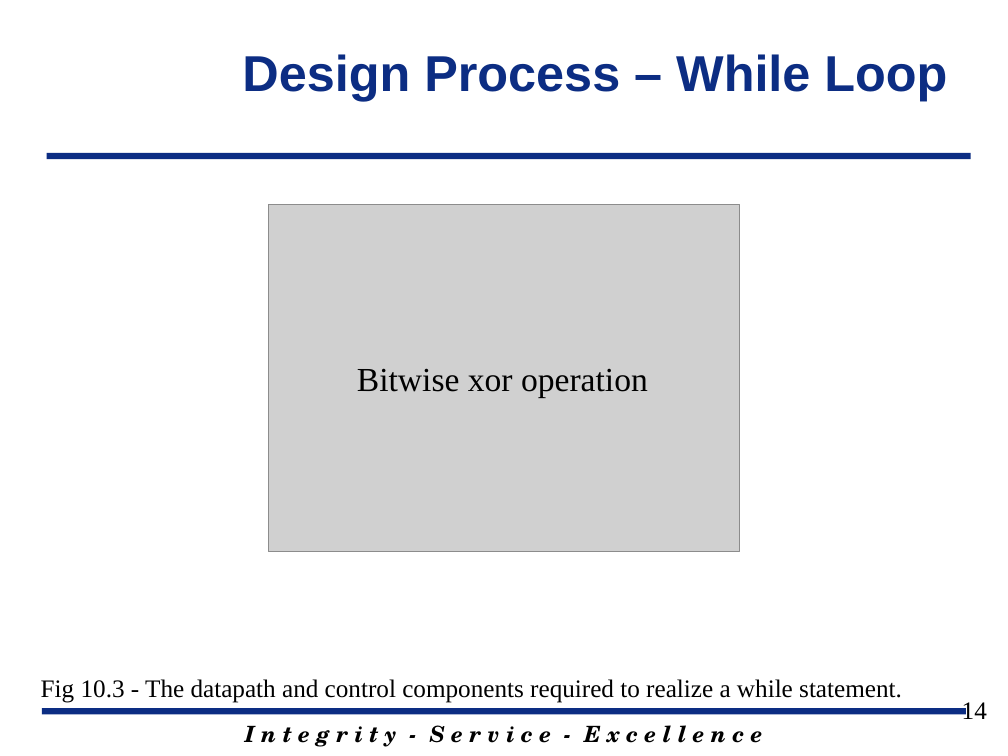
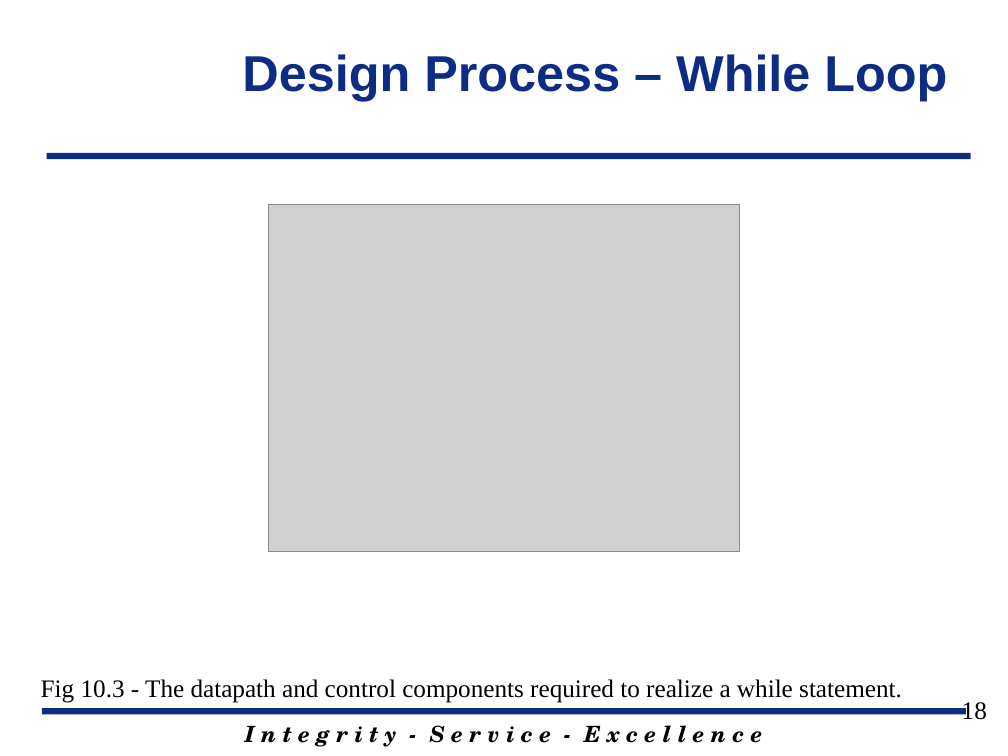
Before and after one commit to jfalkinburg/ECE383_web, a slide deck: slide 18 of lecture/slides/ECE_383_Lec10.pptx (slide 14 before the commit). Drawn at 1008x756 pixels with LibreOffice and Linux fonts; fonts in the diff are those of the drawing; grey boxes stand for pictures; background and template pictures are left out. Boxes give left, top, right and bottom in pixels: in the first picture for what was removed or moved away, otherwise in the second. Text is boxed around its words. In the diff, an @@ line names an element or a change of style, - is before the commit and + after.

```diff
--- a/lecture/slides/ECE_383_Lec10.pptx
+++ b/lecture/slides/ECE_383_Lec10.pptx
@@ text removed at bbox=[357, 368, 648, 397] @@
-Bitwise xor operation
@@ page number at bbox=[962, 702, 987, 720]: text changed @@
-14
+18
```
Also in this commit, not shown: 1 other slide changed, 6 slides added.
